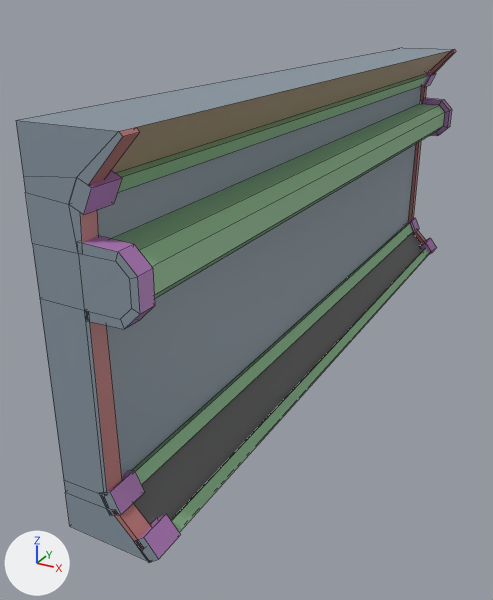
Two versions of the FBX model Infinity/Content/Environment/Wall.fbx, one commit apart.
One viewpoint serves both versions: a camera (50 mm lens) standing at (4.16, -13.88, 4.85) and looking at (-0.19, -5.96, 0.89). Lighting does not change. The marker at lower left points along +X, +Y and +Z. Mesh edges are drawn as thin lines. Where no turn or scale is listed for an object, it has been applied to the vertices. Vertices at the same position are counted once.
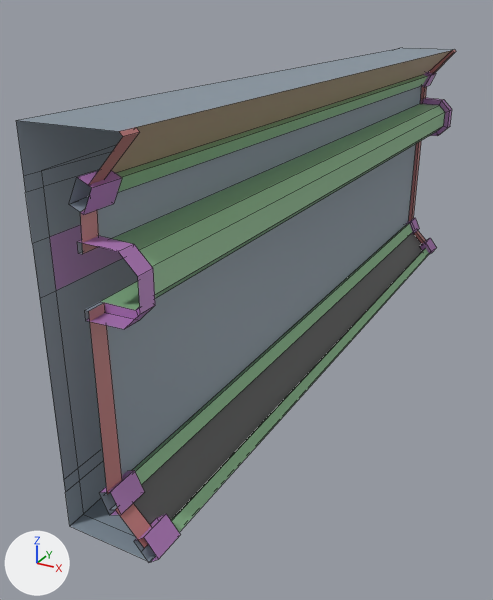
Where the change shows, as pixel boxes [x1, y1, x2, y2] in the pictures (493 x 600 px):
part 1 of me_mesh, deleted
    before: [16, 121, 158, 562]

The change in detail:
me_mesh is used by ob_pcube8; location (0.0, 0.0, 0.0).
me_mesh had 199 vertices, 169 faces and spanned x 0.0..1.1, y -10.0..0.0, z -0.02..4.0.
me_mesh now has 191 vertices, 129 faces and spans x 0.0..1.1, y -10.0..0.0, z -0.02..4.0.
Part 1, on me_mesh:
4 vertices are removed from x 0.88..1.0, y -10.0, z 2.5..3.0.
20 faces are deleted.
